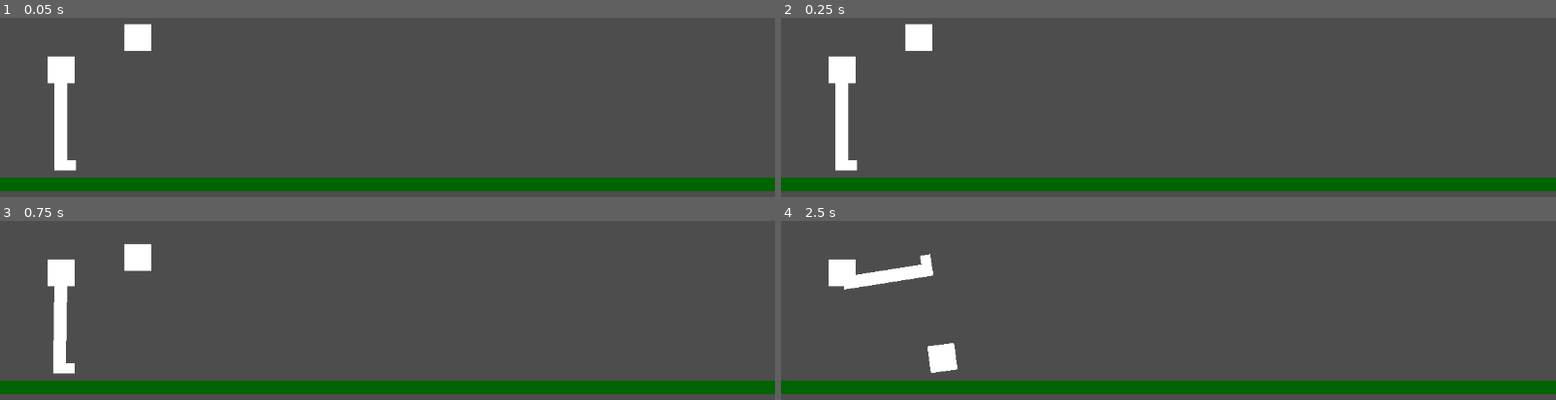
Above: before the commit, frames 1-4 (two rows, left to right).
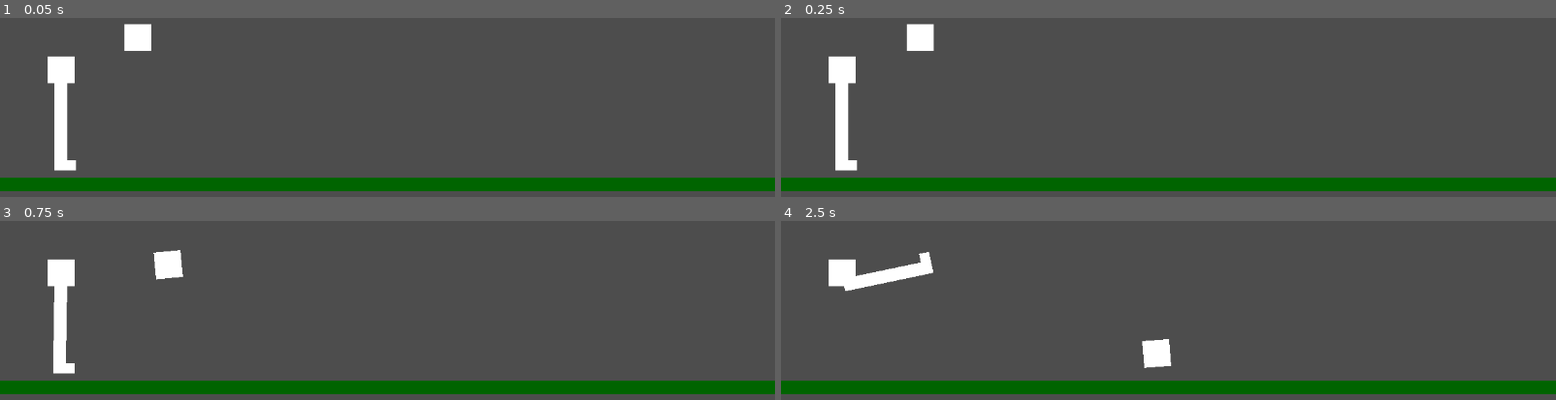
Above: after the commit, the same moments.

Repository: doctor-g/LD53
Game: Godot game, scene res://test_level.tscn
The game is run twice, just before and just after one commit, with the same random seed, the same clock (stepped at 60 frames per second) and the same inputs.
Inputs:
- Up to frame 1 (0.05 s): no input
- Up to frame 2 (0.25 s): no input
- Up to frame 3 (0.75 s): tap Enter (drop) at 0.5, 0.6 s
- Up to frame 4 (2.5 s): tap Enter (drop) at 1.35, 2.3 s; tap Space (kick) at 2.1 s

Frame 1 is identical in both runs. In frame 2, less than 0.1% of the frame differs, in the area x 16-20%, y 3-19%; in frame 3, 1.1%; in frame 4, 1.3%, in the area x 8-51%, y 17-85%.

Commit message:
Slide package back and forth before dropping

Diff:
--- a/project/test_level.gd
+++ b/project/test_level.gd
@@ -1,5 +1,26 @@
 extends Node2D
 
-func _physics_process(_delta):
+var _tween : Tween
+var _previous_pos : Vector2
+
+@onready var _package :RigidBody2D = $Package
+
+func _ready():
+	_tween = create_tween()
+	_tween.tween_property(_package, "position", _package.position+Vector2(30,0), 1.0).set_trans(Tween.TRANS_CUBIC)
+	_tween.tween_property(_package, "position", _package.position-Vector2(30,0), 1.0).set_trans(Tween.TRANS_CUBIC)
+	_tween.set_ease(Tween.EASE_IN_OUT)
+	_tween.set_loops()
+
+func _physics_process(delta:float):
 	if Input.is_action_just_pressed("drop"):
+		_tween.stop()
 		$Package.freeze = false
+
+		# Apply impulse in the direction the package is moving from the tween.
+		var speed := _package.global_position - _previous_pos
+		var momentum := speed * ($Package.mass as float) / delta
+		$Package.apply_impulse(momentum)
+
+	# Track position so that momentum can be computed
+	_previous_pos = _package.global_position
